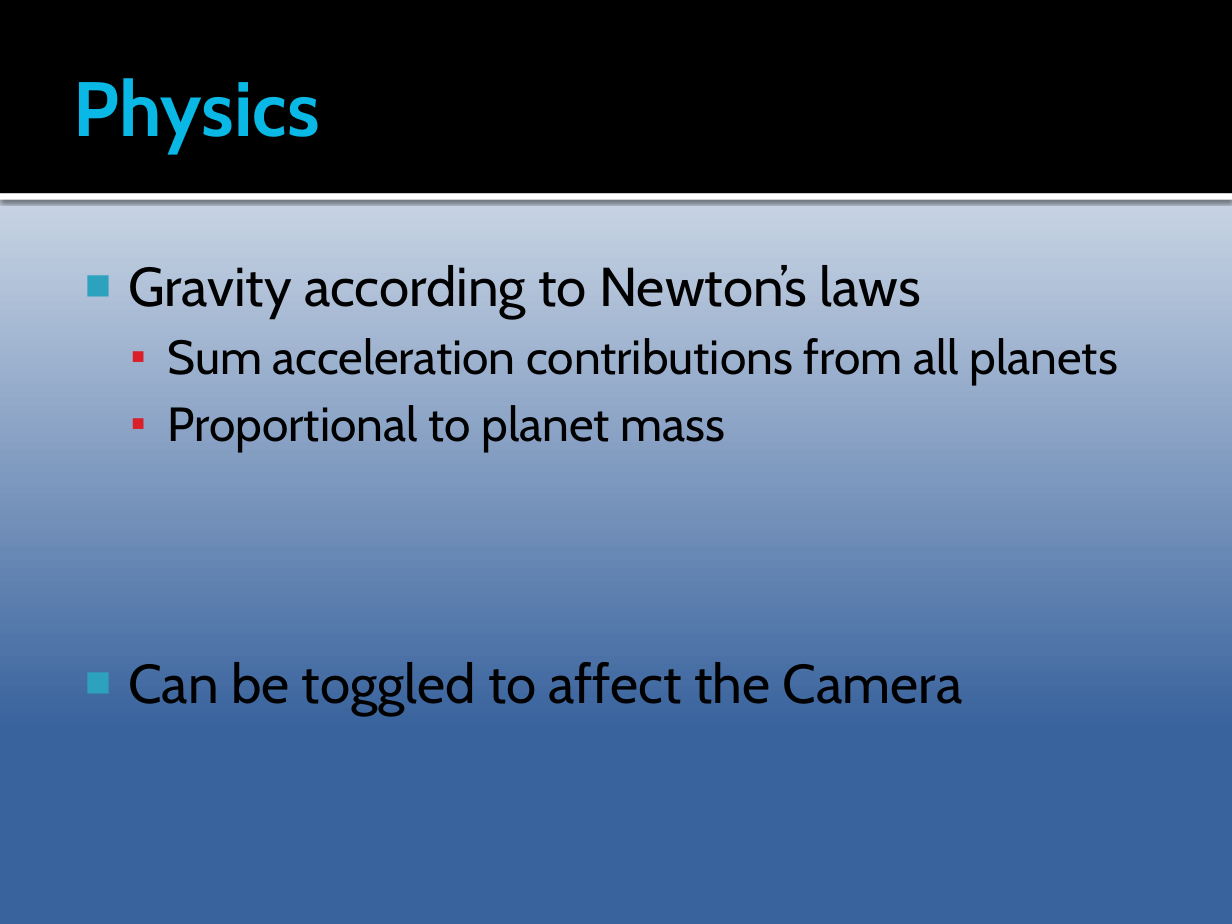
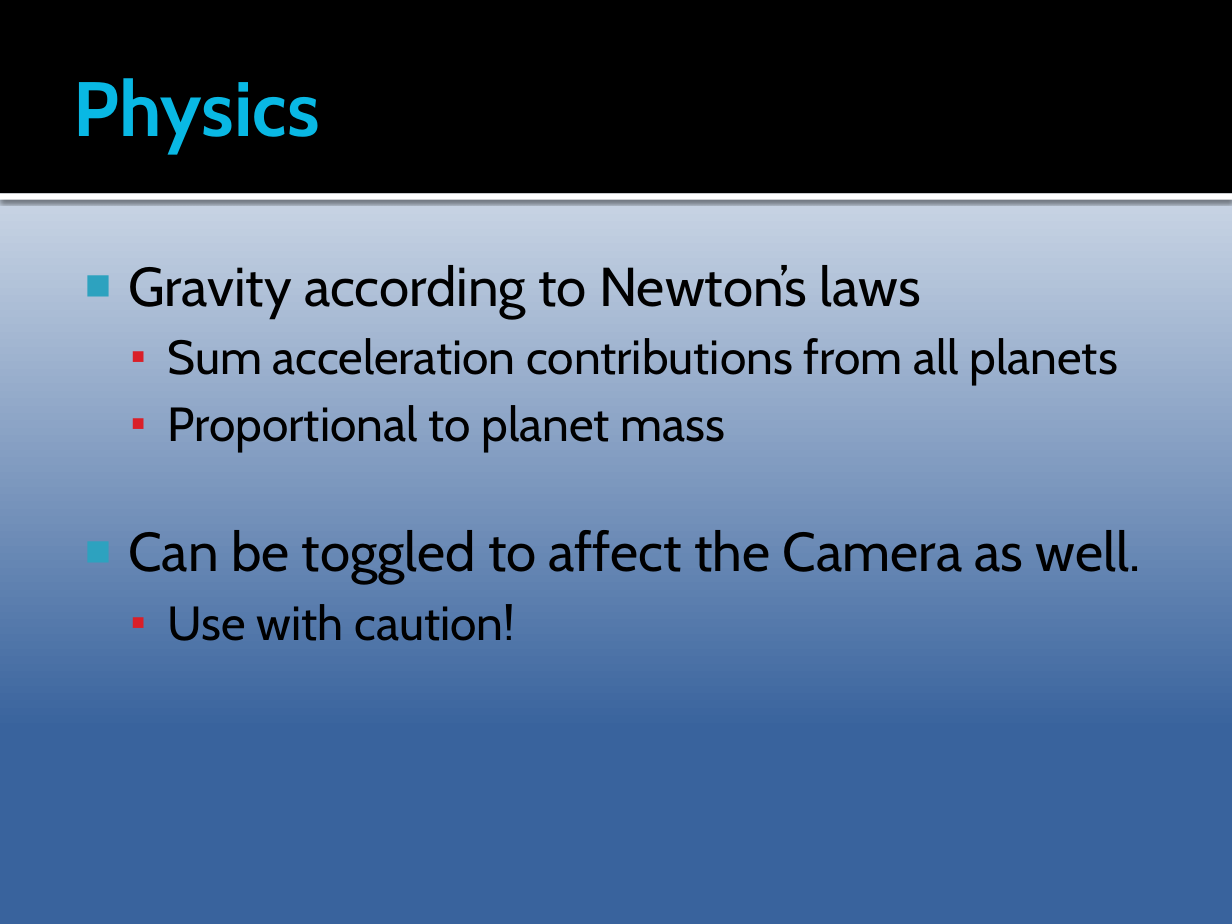
Before and after one commit to AlexanderSjoholm/CMS, a slide deck: slide 5 of Documentation/Presentation TSBK07 CMS.pptx. Drawn at 1232x924 pixels with LibreOffice and Linux fonts; fonts in the diff are those of the drawing. Boxes give left, top, right and bottom in pixels: in the first picture for what was removed or moved away, otherwise in the second. Text is boxed around its words. In the diff, an @@ line names an element or a change of style, - is before the commit and + after.

```diff
--- a/Documentation/Presentation TSBK07 CMS.pptx
+++ b/Documentation/Presentation TSBK07 CMS.pptx
@@ text at <box>128,530,1141,641</box>: text changed @@
-■ Can be toggled to affect the Camera
+■ Can be toggled to affect the Camera as well.
+  ▪ Use with caution!
```
Also in this commit, not shown: 2 other slides changed, 19 slides removed.
